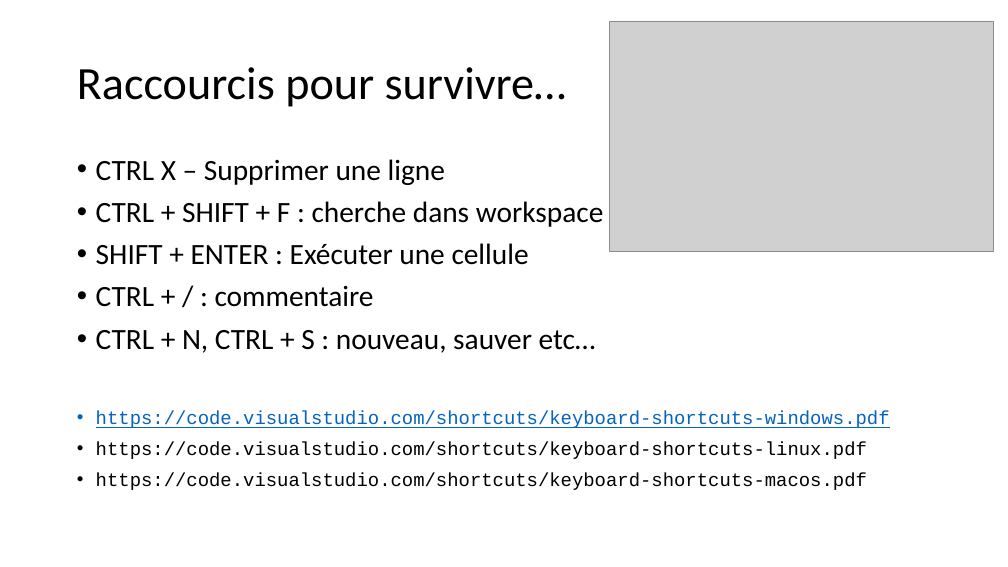
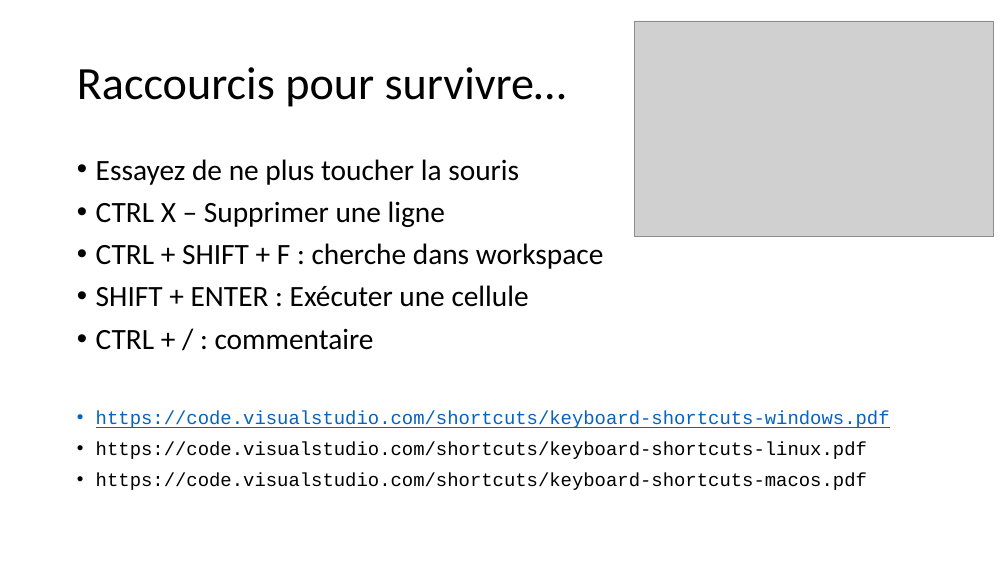
Before and after one commit to 40tude/Data_Essentials_Stage_Oct_2023, a slide deck: slide 8 of notes_de_stage.pptx. Drawn at 1008x567 pixels with LibreOffice and Linux fonts; fonts in the diff are those of the drawing; grey boxes stand for pictures. Boxes give left, top, right and bottom in pixels: in the first picture for what was removed or moved away, otherwise in the second. Text is boxed around its words. In the diff, an @@ line names an element or a change of style, - is before the commit and + after.

```diff
--- a/notes_de_stage.pptx
+++ b/notes_de_stage.pptx
@@ picture: place and size @@
-picture at <box>610,21,994,252</box>
+picture at <box>634,21,994,237</box>
@@ text at <box>96,159,519,185</box>: paragraph added @@
+• Essayez de ne plus toucher la souris
@@ text at <box>96,330,596,353</box>: paragraph removed @@
-• CTRL + N, CTRL + S : nouveau, sauver etc…
```
Also in this commit, not shown: 13 other slides changed, 4 slides added, 1 other file.
